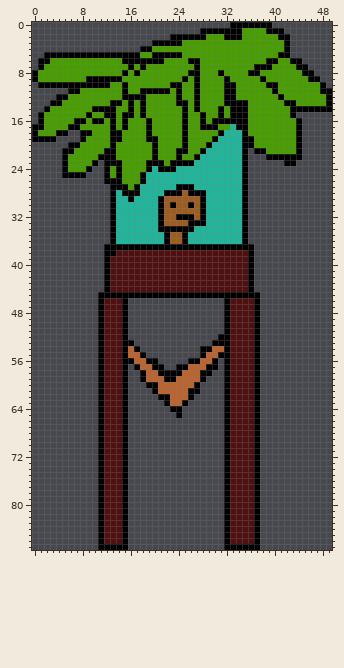
Two versions of one sprite sheet, GGJGame/data/tower.png. The first picture shows the starting point.
The file is 50x88 pixels.
Once edited:
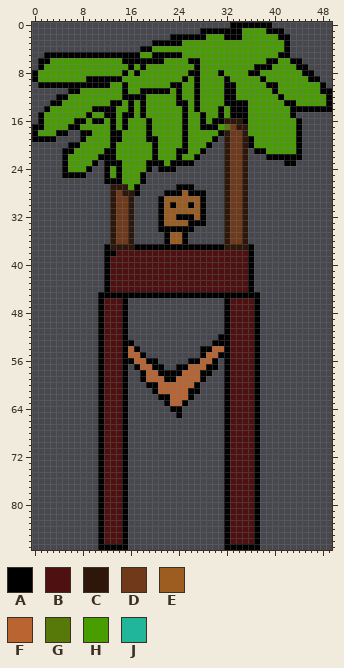
Palette (. is transparent): A #000000  B #4e1010  C #2e170a  D #703919  E #9d5d20  F #b96431  G #567909  H #489d00  J #20b69c
The exact change:
Colour A becomes colour C in row 16 at x 32 to 34; in row 17 at x 34 to 35; in rows 18 to 26 at x 35; in row 27 at x 13 to 15 and 35; in row 28 at x 13, 15 to 16 and 35; in row 29 at x 13, 16 and 35.
Colour A becomes colour C in rows 30 to 36 at x 13 and 35; in row 37 at x 13 to 16 and 32 to 35.
Colour J becomes colour C in rows 18 to 29 at x 32; in rows 30 to 36 at x 16 and 32.
Colour J becomes colour D in row 17 at x 33; in rows 18 to 27 at x 33 to 34; in row 28 at x 14 and 33 to 34; in rows 29 to 36 at x 14 to 15 and 33 to 34.
Colour H becomes colour G in row 17 at x 32.
Colour J is gone in row 19 at x 31; in row 20 at x 30 to 31; in row 21 at x 29 to 31; in row 22 at x 28 to 31; in row 23 at x 27 to 31; in row 24 at x 20 and 24 to 31.
Colour J is gone in rows 25 to 26 at x 19 to 31; in row 27 at x 18 to 23 and 27 to 31; in row 28 at x 18 to 21 and 29 to 31; in rows 29 to 33 at x 17 to 20 and 29 to 31; in row 34 at x 17 to 20 and 27 to 31; in rows 35 to 36 at x 17 to 21 and 26 to 31.
